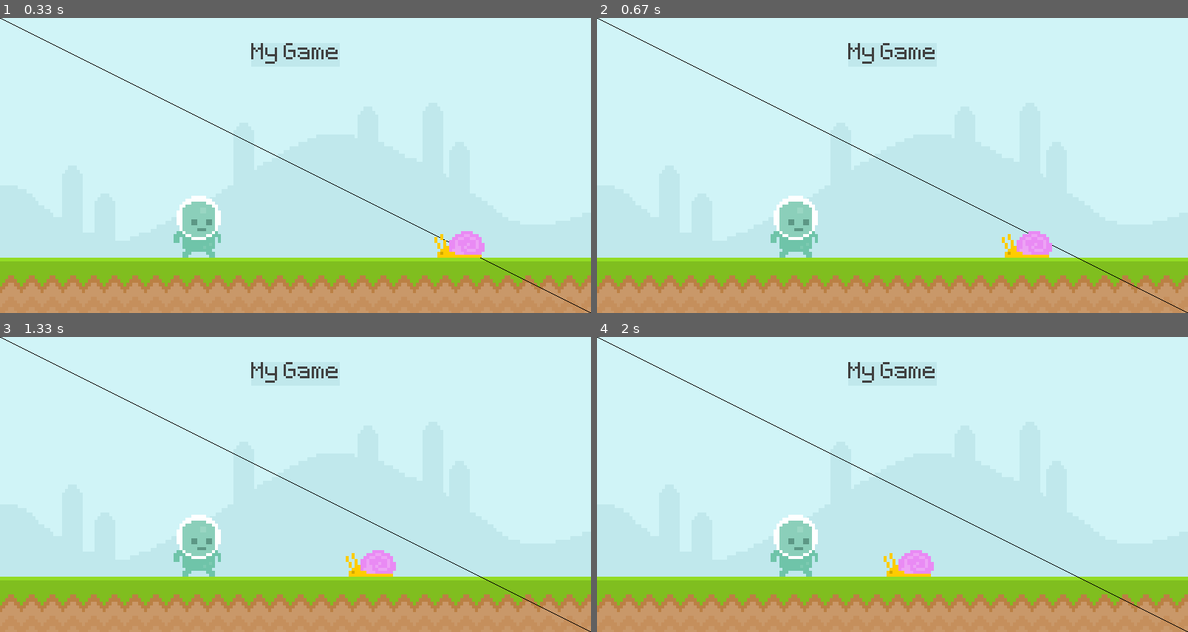
Above: before the commit, frames 1-4 (two rows, left to right).
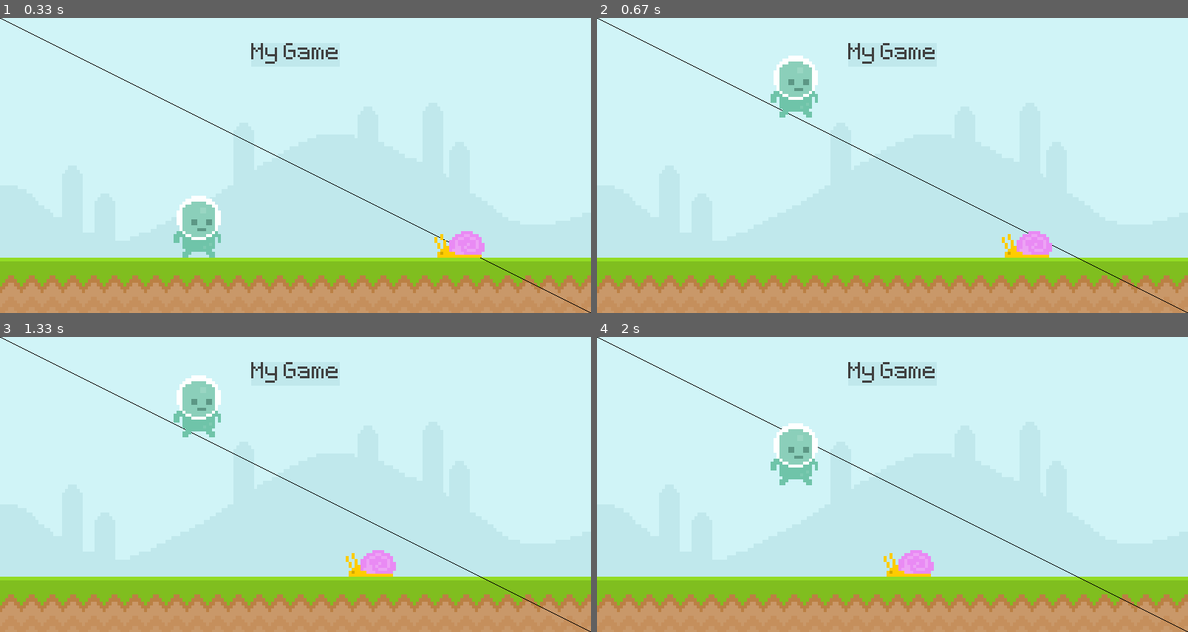
Above: after the commit, the same moments.

Repository: the-nostromo-1/pygame_testing
Game: pygame game, started from pygame_yt_intro_v2.py
Same seed, same stepped clock (60 frames per second), same inputs: the game is played once before the commit and once after it.
Inputs (mouse positions are in pixels of both pictures, inside the frame that each line leads up to):
- Up to frame 1 (0.33 s): no input
- Up to frame 2 (0.67 s): tap Space at 0.33 s
- Up to frame 3 (1.33 s): move the mouse to (313, 573) at 0.7 s; tap Space at 0.73, 1.03 s
- Up to frame 4 (2 s): move the mouse to (933, 416) at 1.53 s; tap Space at 1.57, 1.87 s

Frame 1 is identical in both runs. In frame 2, 2.5% of the frame differs, in the area x 29-38%, y 12-82%; in frame 3, 2.5%; in frame 4, 2.5%.

Commit message:
update from Sublime Merge with more progress on code.

Diff:
--- a/pygame_yt_intro_v2.py
+++ b/pygame_yt_intro_v2.py
@@ -41,16 +41,10 @@
         if event.type == pygame.QUIT:
             exit()
 
-        # getting mouse position
-        if event.type == pygame.MOUSEMOTION:
-            if playerRect.collidepoint(event.pos):
-                print("collision")
-
         if event.type == pygame.KEYDOWN:
-            print("key down")
-
-        if event.type == pygame.KEYUP:
-            print("key up")
+            if playerRect.bottom >= 325: # forces player to be back on ground
+                # before they can jump again
+                playerGravity = -20
 
     screen.blit(background, (0, 0))
     screen.blit(grass, (0, 325))
@@ -64,13 +58,19 @@
     if snailRect.right <= 0:
         snailRect.left = SCREEN_WIDTH
 
+    screen.blit(snail, snailRect)
+
     # print(playerRect.left)
     # keys = pygame.key.get_pressed()
     # if keys[pygame.K_SPACE]:
     #     print("jump")
 
+    # Player ################################################
+    playerGravity += 1
+    playerRect.y += playerGravity # simulating exponential gravity
+    if playerRect.bottom >= 325:
+        playerRect.bottom = 325
     screen.blit(player, playerRect)
-    screen.blit(snail, snailRect)
 
     # .colliderect returns '0' or '1': 0 = no collision, 1 = collision
     # if playerRect.colliderect(snailRect):
